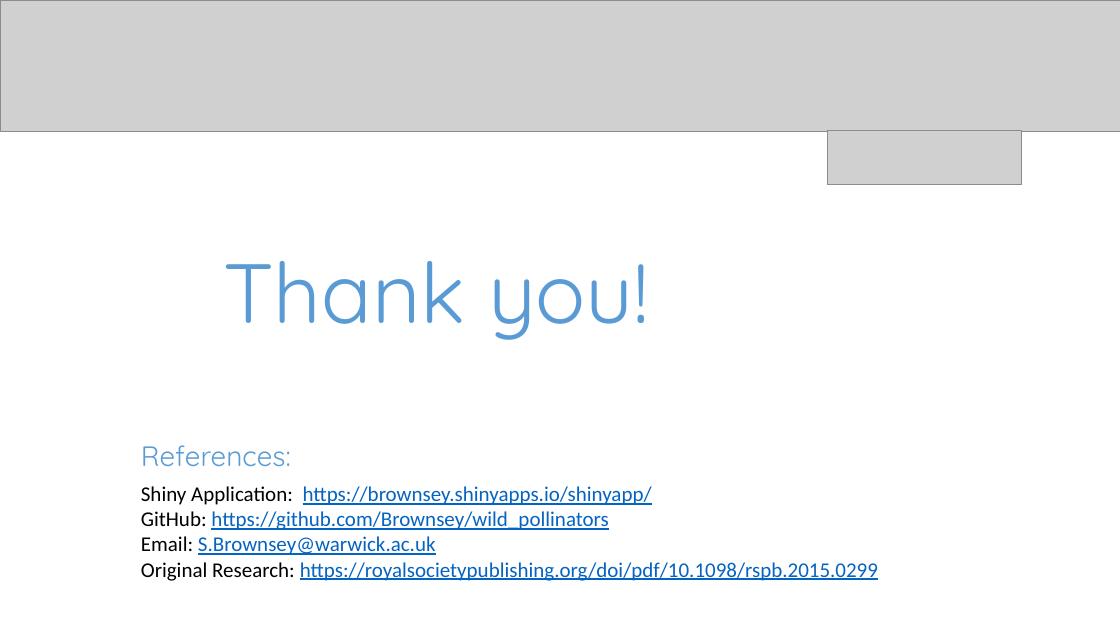
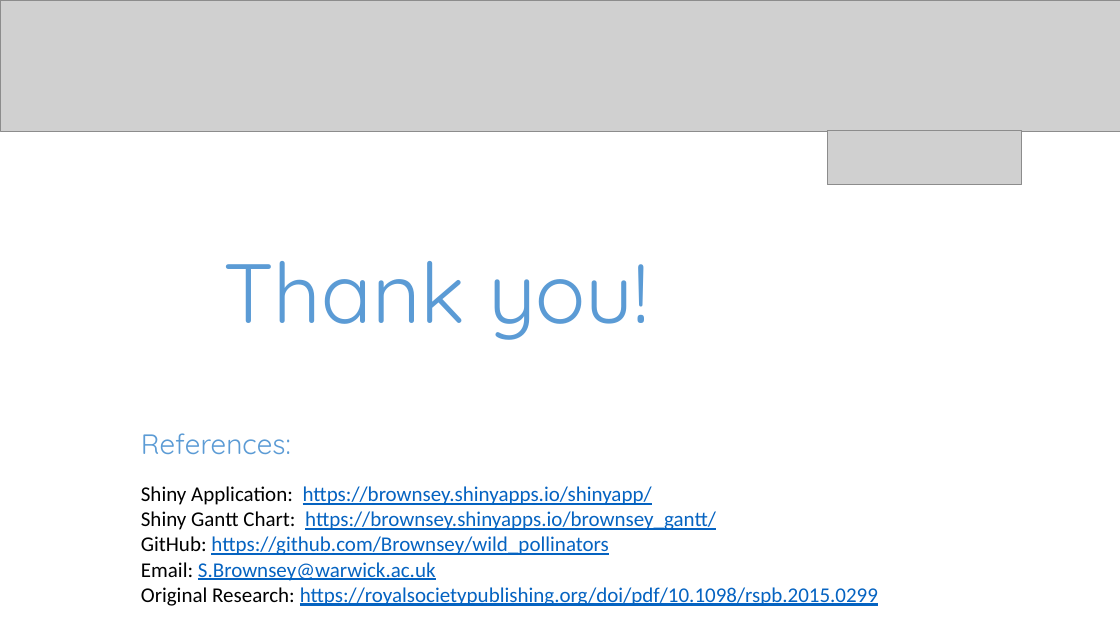
Before and after one commit to Brownsey/wild_pollinators, a slide deck: slide 25 of Project Presentation.pptx. Drawn at 1120x630 pixels with LibreOffice and Linux fonts; fonts in the diff are those of the drawing; grey boxes stand for pictures. Boxes give left, top, right and bottom in pixels: in the first picture for what was removed or moved away, otherwise in the second. Text is boxed around its words. In the diff, an @@ line names an element or a change of style, - is before the commit and + after.

Commit message:
fixed rounding on shiny app

```diff
--- a/Project Presentation.pptx
+++ b/Project Presentation.pptx
@@ text "References:" moved from (x1=141, y1=445, x2=291, y2=467) to (x1=141, y1=433, x2=291, y2=455) @@
@@ text at (x1=141, y1=511, x2=716, y2=530): paragraph added @@
+Shiny Gantt Chart: https://brownsey.shinyapps.io/brownsey_gantt/
```
Also in this commit, not shown: 8 other slides changed, 4 other files.
